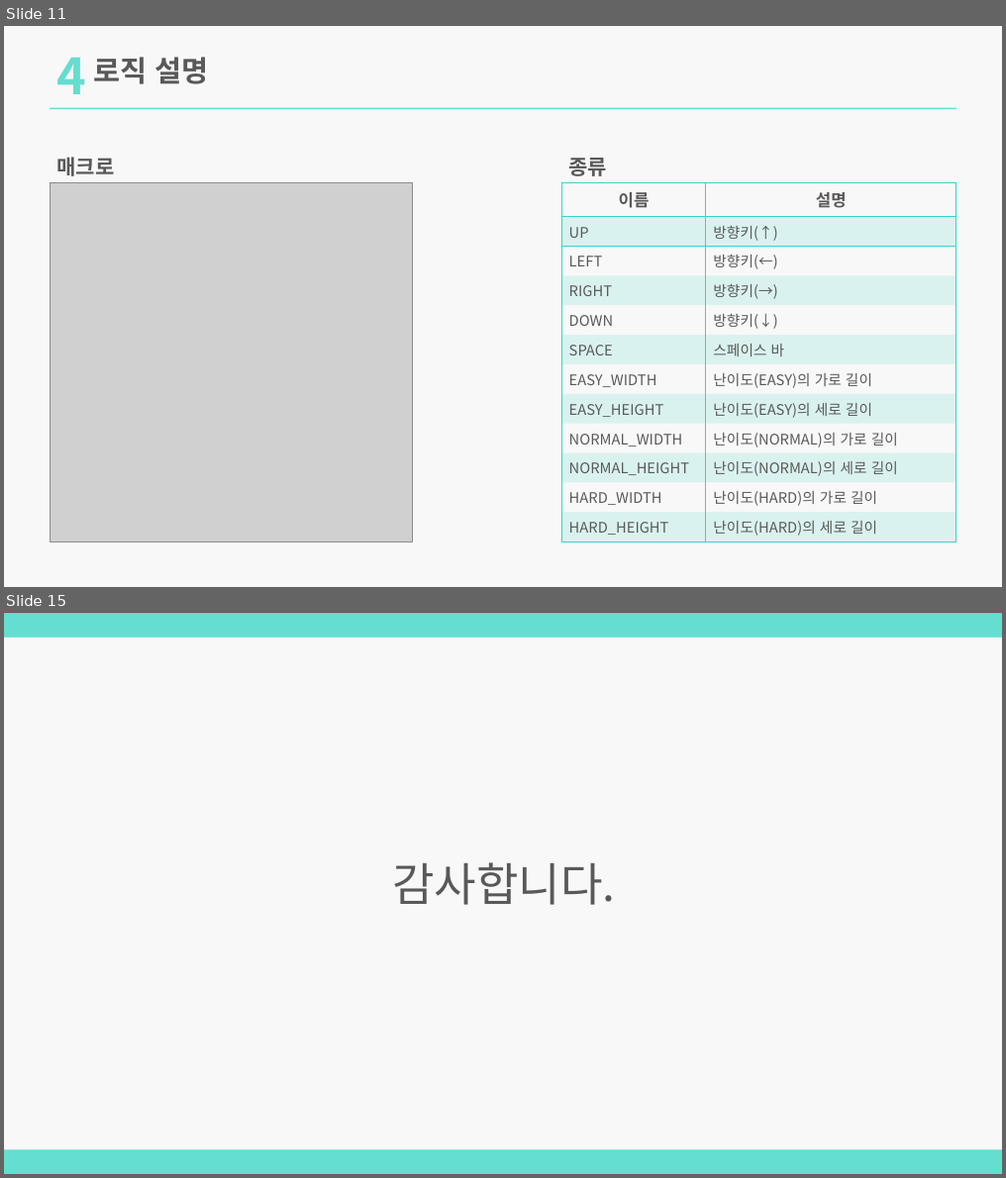
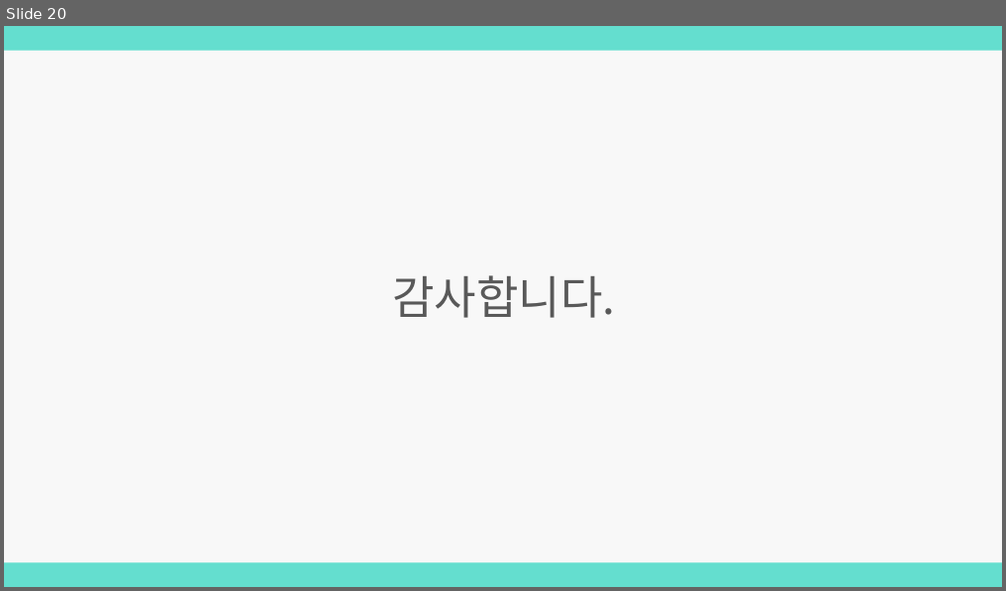
Before and after one commit to lim7635/MatchCard, a slide deck: MatchCard.pptx. Shown one above the other, each under a label of ours: slides 11 and 15 before the commit, slide 20 after it; the slides between them are not shown. The pictures are 1006x1178 and 1006x591 pixels, drawn with LibreOffice and Linux fonts; fonts in the diff are those of the drawing; grey boxes stand for pictures. Boxes give left, top, right and bottom in pixels: in the first picture for what was removed or moved away, otherwise in the second. Text is boxed around its words. In the diff, an @@ line names an element or a change of style, - is before the commit and + after.

```diff
--- a/MatchCard.pptx
+++ b/MatchCard.pptx
@@ slide 11 removed at [4,26,1002,587], background #F2F2F2 at 50% opacity @@
@@ text removed at [57,57,87,94] @@
-4
@@ text removed at [93,57,209,84] @@
-로직 설명
@@ rectangle removed at [50,107,956,109] @@
@@ text removed at [56,157,114,176] @@
-매크로
@@ text removed at [569,158,608,176] @@
-종류
@@ picture removed at [50,183,412,543] @@
@@ table removed at [561,183,957,543], 12 rows, 2 columns @@
-이름 | 설명
-UP | 방향키(↑)
-LEFT | 방향키(←)
-RIGHT | 방향키(→)
-DOWN | 방향키(↓)
-SPACE | 스페이스 바
-EASY_WIDTH | 난이도(EASY)의 가로 길이
-EASY_HEIGHT | 난이도(EASY)의 세로 길이
-NORMAL_WIDTH | 난이도(NORMAL)의 가로 길이
-NORMAL_HEIGHT | 난이도(NORMAL)의 세로 길이
-HARD_WIDTH | 난이도(HARD)의 가로 길이
-HARD_HEIGHT | 난이도(HARD)의 세로 길이
@@ what was slide 15 is now slide 20 @@
```
Also in this commit, not shown: 8 slides changed, 11 slides added, 5 other slides removed, 8 other files.
